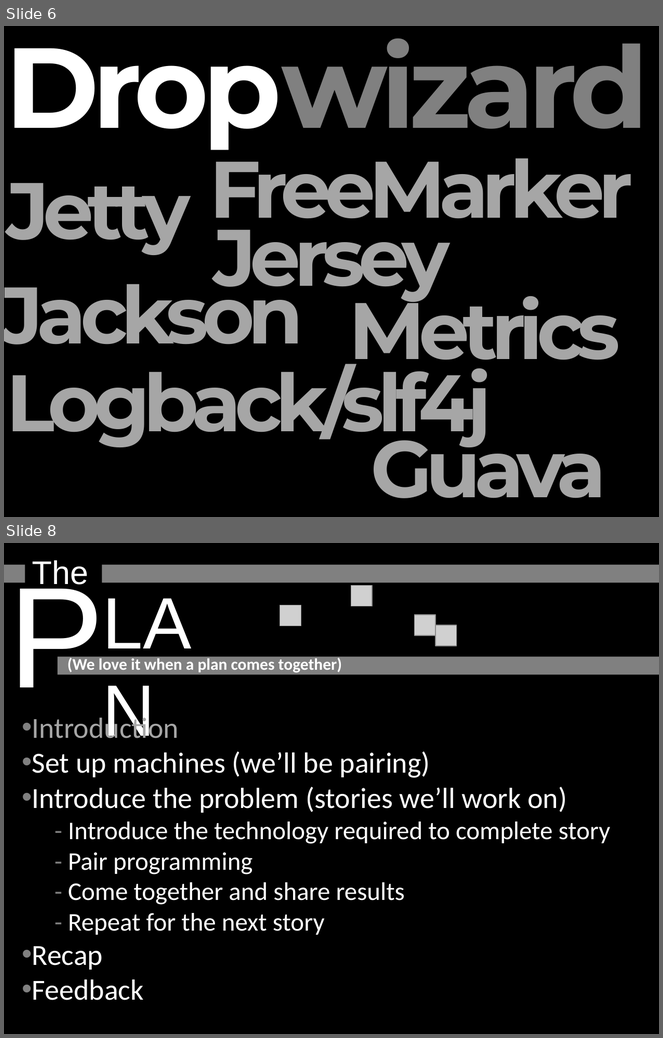
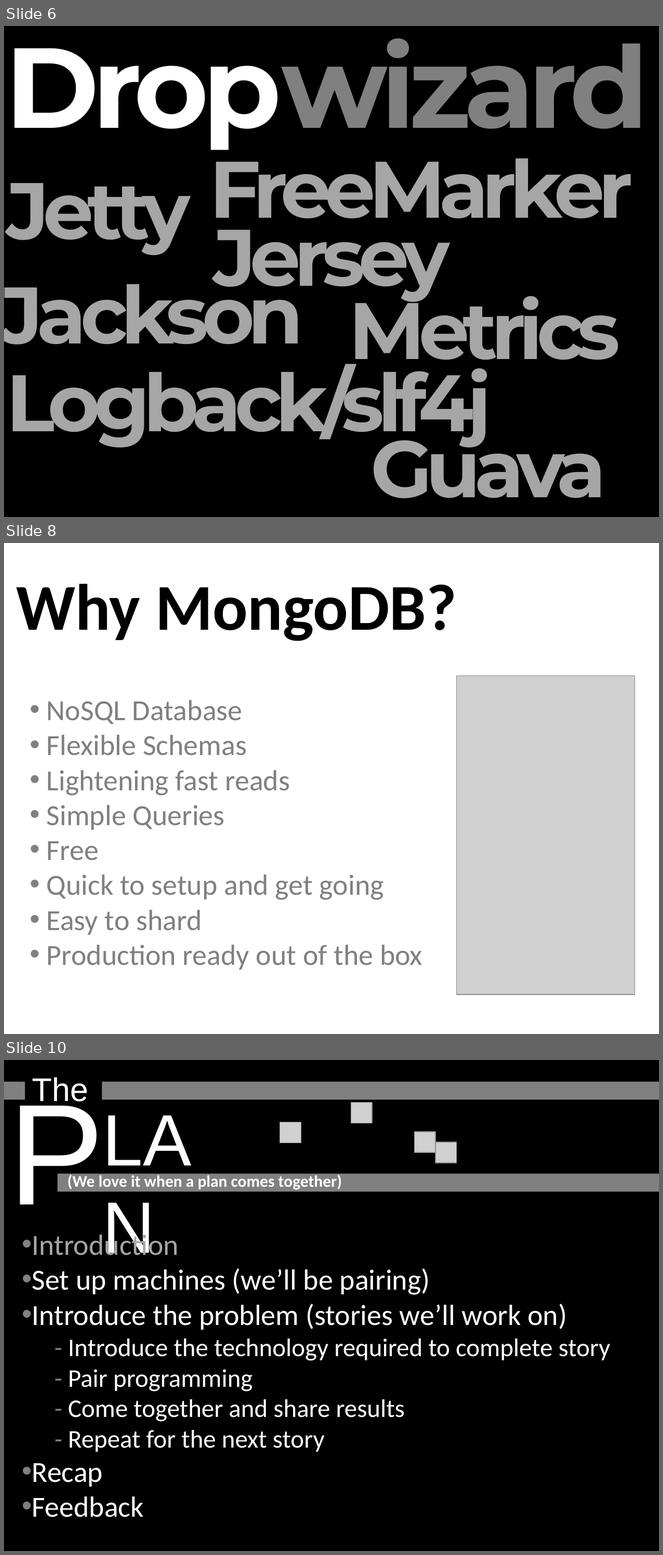
Before and after one commit to akash/story-wall, a slide deck: prog_java_talk.pptx. Shown one above the other, each under a label of ours: slides 6 and 8 before the commit, slides 6, 8 and 10 after it; the slides between them are not shown. The pictures are 663x1038 and 663x1555 pixels, drawn with LibreOffice and Linux fonts; fonts in the diff are those of the drawing; grey boxes stand for pictures. Boxes give left, top, right and bottom in pixels: in the first picture for what was removed or moved away, otherwise in the second. Text is boxed around its words. In the diff, an @@ line names an element or a change of style, - is before the commit and + after.

```diff
--- a/prog_java_talk.pptx
+++ b/prog_java_talk.pptx
@@ slide 8 added at [4,543,659,1034], background #FFFFFF @@
@@ text added at [16,584,457,641], 72 pt, text #000000, bold @@
+Why MongoDB?
@@ picture added at [457,676,635,995] @@
@@ text added at [47,700,423,970], 32 pt, text #808080 @@
+• NoSQL Database
+• Flexible Schemas
+• Lightening fast reads
+• Simple Queries
+• Free
+• Quick to setup and get going
+• Easy to shard
+• Production ready out of the box
@@ what was slide 8 is now slide 10 @@
```
Also in this commit, not shown: 2 other slides added, 1 slide removed.
